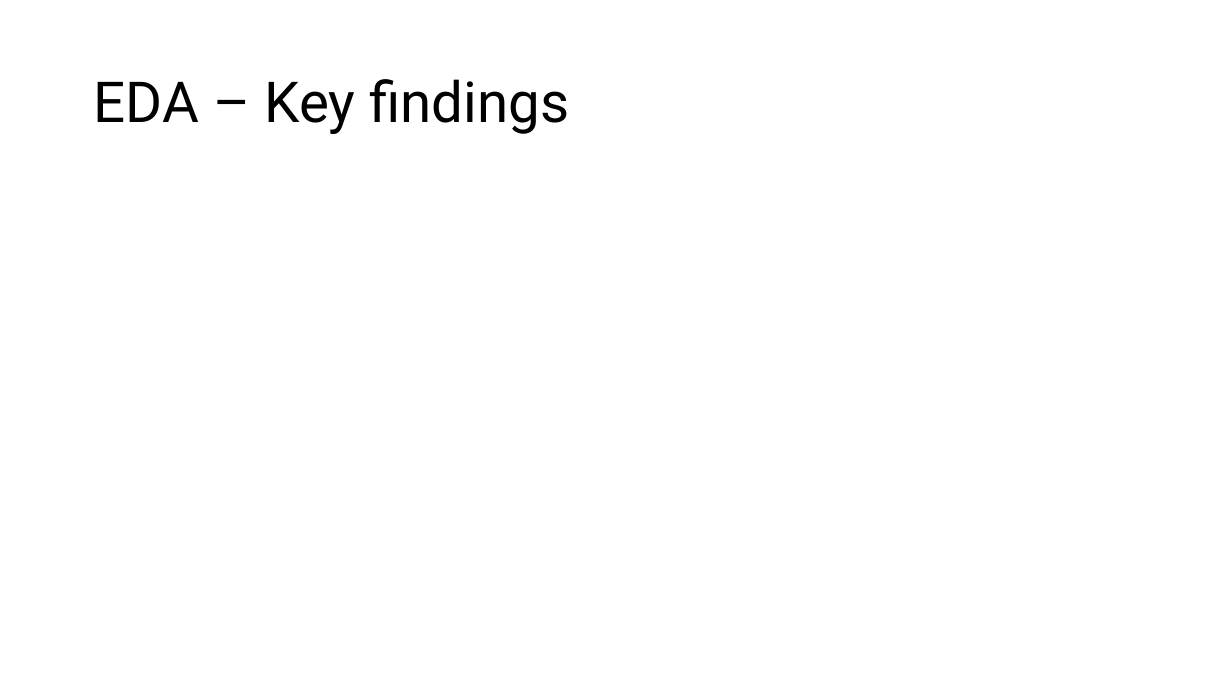
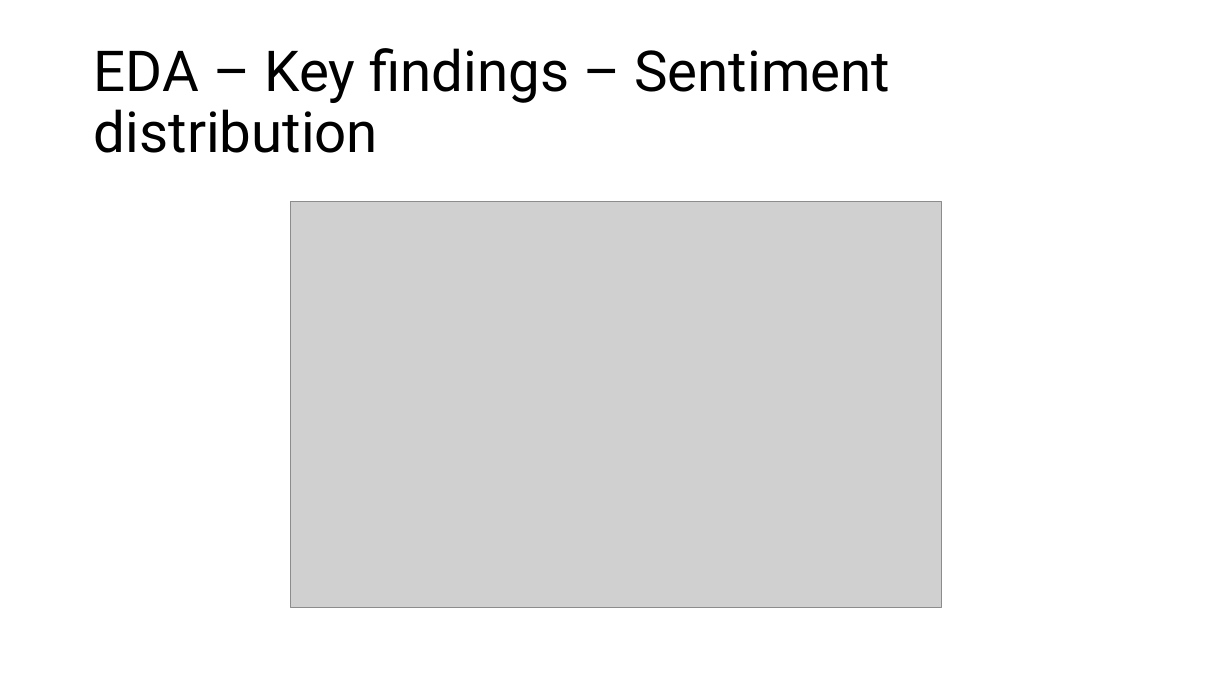
Before and after one commit to mramsundar/IITM-Graded-Projects, a slide deck: slide 4 of Week 31/Week 31 Summary Presentation.pptx. Drawn at 1232x693 pixels with LibreOffice and Linux fonts; fonts in the diff are those of the drawing; grey boxes stand for pictures. Boxes give left, top, right and bottom in pixels: in the first picture for what was removed or moved away, otherwise in the second. Text is boxed around its words. In the diff, an @@ line names an element or a change of style, - is before the commit and + after.

```diff
--- a/Week 31/Week 31 Summary Presentation.pptx
+++ b/Week 31/Week 31 Summary Presentation.pptx
@@ title at box(94, 48, 890, 153): text changed @@
-EDA – Key findings
+EDA – Key findings – Sentiment distribution
@@ picture added at box(290, 201, 943, 607) @@
```
Also in this commit, not shown: 4 other slides changed, 2 other files.
